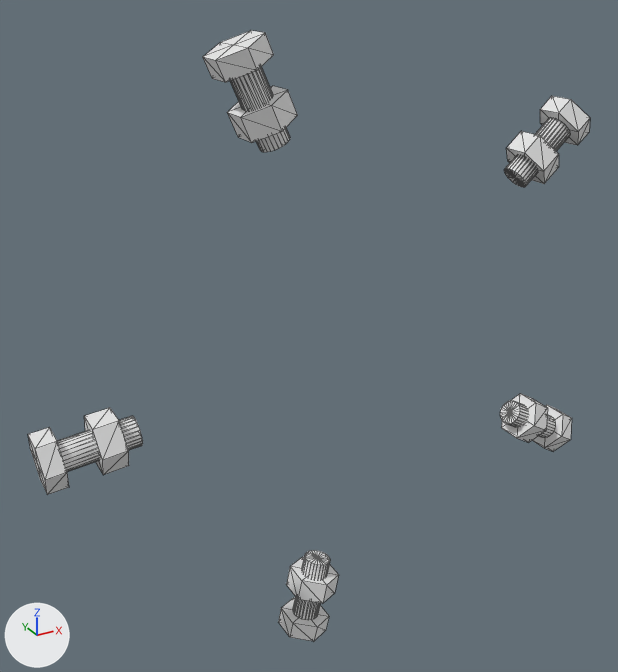
Before and after pictures for a commit that changed the glTF model viewer-full/bolts_seat.glb.
Camera for both pictures: a 50 mm lens placed at (-90.9, -143.2, 77.5), pointed at (-9.9, 4.0, 3.8). Lighting does not change. The marker at lower left points along +X, +Y and +Z. The first picture is the older version. Mesh edges are drawn as thin lines. Where no turn or scale is listed for an object, it has been applied to the vertices. Vertices at exactly the same position are counted once.

In view in the first picture: 'b0_41.5', 'b1_113.5', 'b2_185.5', 'b3_257.5', 'b4_329.5'.
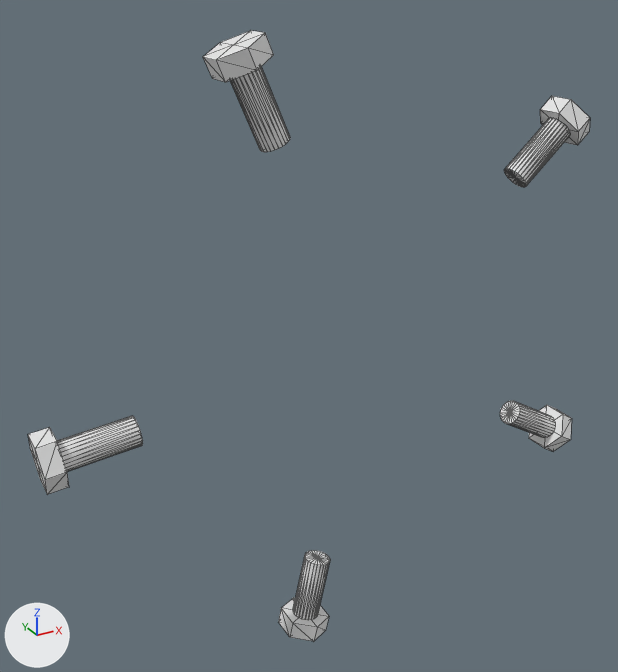
Boxes [x1, y1, x2, y2] around the edits, measured in the pictures (618 x 672 px):
```json
{"object": "b1_113.5", "change": "reshaped", "before": [203, 30, 298, 152], "after": [203, 30, 290, 152], "on screen": "8% narrower"}
{"object": "b2_185.5", "change": "reshaped", "before": [28, 408, 143, 495], "after": [28, 416, 143, 495], "on screen": "9% shorter"}
{"object": "b3_257.5", "change": "reshaped", "before": [278, 550, 339, 641], "after": [278, 550, 330, 641], "on screen": "15% narrower"}
{"object": "b4_329.5", "change": "reshaped", "before": [500, 393, 572, 452], "after": [500, 401, 572, 451], "on screen": "15% shorter"}
{"part": 1, "of": "me_b0_41_5", "change": "deleted", "before": [506, 131, 559, 184]}
{"part": 2, "of": "me_b1_113_5", "change": "deleted", "before": [227, 86, 298, 143]}
{"part": 3, "of": "me_b2_185_5", "change": "deleted", "before": [84, 408, 129, 475]}
{"part": 4, "of": "me_b3_257_5", "change": "deleted", "before": [286, 557, 339, 603]}
{"part": 5, "of": "me_b4_329_5", "change": "deleted", "before": [501, 393, 548, 442]}
```

Scene script edits in JSON lines:
```json
{"block": "me_b0_41_5", "where": "# used by ob_b0_41_5; location = (0.0, 0.0, 0.0)"}
{"op": "remove", "block": "me_b0_41_5", "code": "me_b0_41_5.from_pydata(...)  # 77 vertices, 144 faces; spans x 36.2..55.7, y -7.9..3.6, z 31.6..50.2"}
{"op": "add", "block": "me_b0_41_5", "code": "me_b0_41_5.from_pydata(...)  # 63 vertices, 120 faces; spans x 36.2..55.7, y -7.9..3.6, z 31.5..50.1"}
{"block": "me_b0_41_5", "change": "me_b0_41_5 part 1: the loose piece of 14 vertices spanning x 37.5..47.9, y -7.9..3.6, z 32.4..43.2 is deleted"}
{"block": "me_b1_113_5", "where": "# used by ob_b1_113_5; location = (0.0, 0.0, 0.0)"}
{"op": "remove", "block": "me_b1_113_5", "code": "me_b1_113_5.from_pydata(...)  # 77 vertices, 144 faces; spans x -32.5..-17.1, y -7.9..3.6, z 45.6..66.2"}
{"op": "add", "block": "me_b1_113_5", "code": "me_b1_113_5.from_pydata(...)  # 63 vertices, 120 faces; spans x -32.5..-17.6, y -7.9..3.6, z 45.6..66.2"}
{"block": "me_b1_113_5", "change": "me_b1_113_5 part 2: the loose piece of 14 vertices spanning x -28.3..-17.1, y -7.9..3.6, z 48.0..56.6 is deleted"}
{"block": "me_b2_185_5", "where": "# used by ob_b2_185_5; location = (0.0, 0.0, 0.0)"}
{"op": "remove", "block": "me_b2_185_5", "code": "me_b2_185_5.from_pydata(...)  # 77 vertices, 144 faces; spans x -70.2..-50.5, y -7.9..3.6, z -11.7..-0.2"}
{"op": "add", "block": "me_b2_185_5", "code": "me_b2_185_5.from_pydata(...)  # 63 vertices, 120 faces; spans x -70.2..-50.5, y -7.9..3.6, z -11.7..-1.3"}
{"block": "me_b2_185_5", "change": "me_b2_185_5 part 3: the loose piece of 14 vertices spanning x -59.7..-53.8, y -7.9..3.6, z -10.7..-0.2 is deleted"}
{"block": "me_b3_257_5", "where": "# used by ob_b3_257_5; location = (0.0, 0.0, 0.0)"}
{"op": "remove", "block": "me_b3_257_5", "code": "me_b3_257_5.from_pydata(...)  # 77 vertices, 144 faces; spans x -20.0..-6.9, y -7.9..3.6, z -69.4..-49.1"}
{"op": "add", "block": "me_b3_257_5", "code": "me_b3_257_5.from_pydata(...)  # 63 vertices, 120 faces; spans x -20.0..-8.1, y -7.9..3.6, z -69.4..-49.1"}
{"block": "me_b3_257_5", "change": "me_b3_257_5 part 4: the loose piece of 14 vertices spanning x -17.8..-6.9, y -7.9..3.6, z -59.2..-52.1 is deleted"}
{"block": "me_b4_329_5", "where": "# used by ob_b4_329_5; location = (0.0, 0.0, 0.0)"}
{"op": "remove", "block": "me_b4_329_5", "code": "me_b4_329_5.from_pydata(...)  # 77 vertices, 144 faces; spans x 42.4..62.9, y -7.9..3.6, z -39.8..-23.3"}
{"op": "add", "block": "me_b4_329_5", "code": "me_b4_329_5.from_pydata(...)  # 63 vertices, 120 faces; spans x 42.4..62.9, y -7.9..3.6, z -39.8..-23.3"}
{"block": "me_b4_329_5", "change": "me_b4_329_5 part 5: the loose piece of 14 vertices spanning x 44.4..53.8, y -7.9..3.6, z -34.5..-23.3 is deleted"}
```
